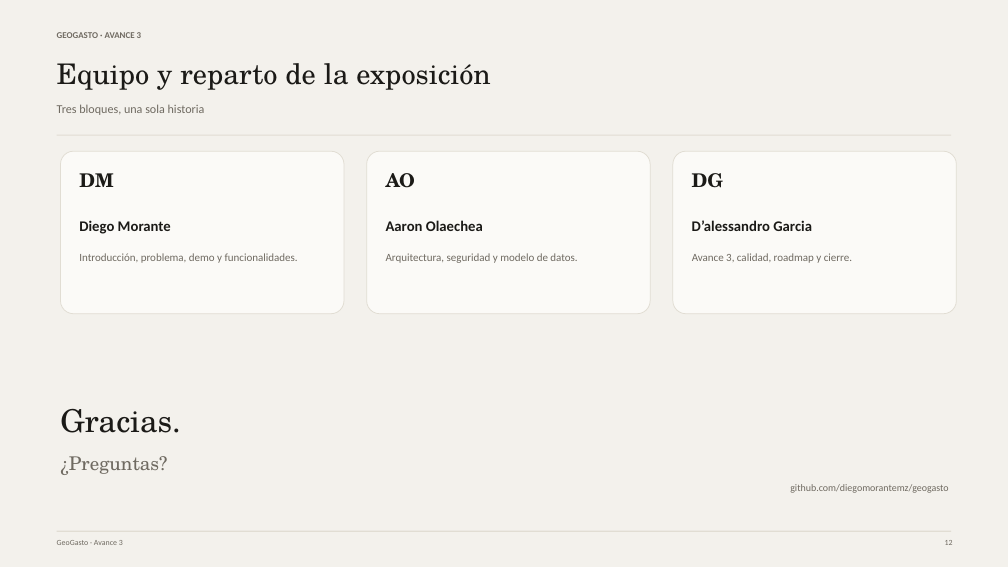
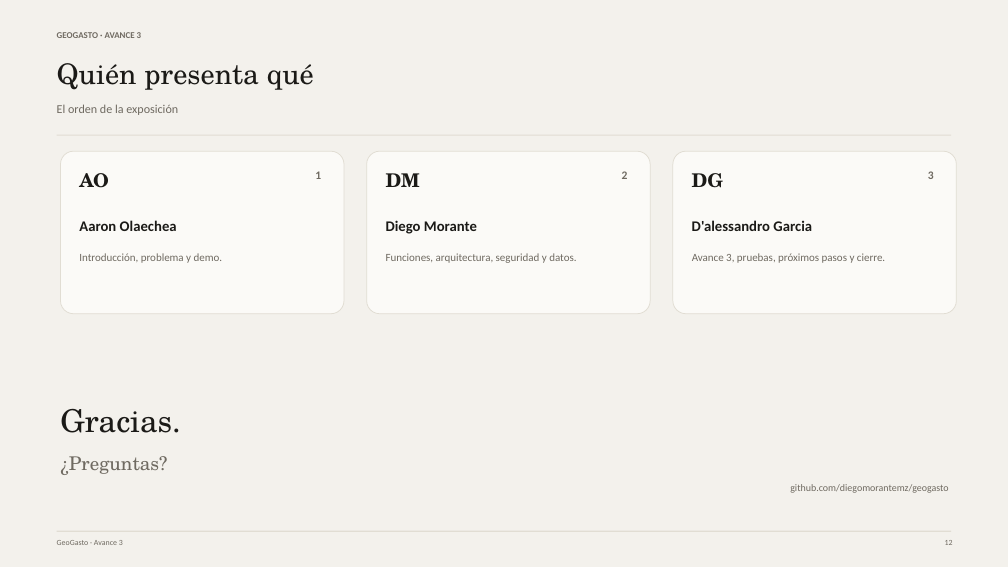
Before and after one commit to diegomorantemz/geogasto, a slide deck: slide 12 of docs/presentacion/GeoGasto-Avance-3.pptx. Drawn at 1008x567 pixels with LibreOffice and Linux fonts; fonts in the diff are those of the drawing. Boxes give left, top, right and bottom in pixels: in the first picture for what was removed or moved away, otherwise in the second. Text is boxed around its words. In the diff, an @@ line names an element or a change of style, - is before the commit and + after.

Commit message:
docs: actualizar presentación y guion con nuevo orden de exposición
- Aaron abre con introducción, problema y demo
- Diego presenta funciones, arquitectura, seguridad y datos
- D'alessandro cierra con Avance 3, pruebas y próximos pasos
- Textos más naturales, ejemplos concretos y limitaciones reales
- PDFs actualizados

```diff
--- a/docs/presentacion/GeoGasto-Avance-3.pptx
+++ b/docs/presentacion/GeoGasto-Avance-3.pptx
@@ text added at box(57, 63, 314, 90), 27 pt, text #1B1A17 @@
+Quién presenta qué
@@ text at box(57, 104, 178, 115): text changed; size 27 to 11.5 pt; font TeX Gyre Schola to Calibri; text colour #1B1A17 to #6F6A61 @@
-Equipo y reparto de la exposición
+El orden de la exposición
@@ text removed at box(57, 104, 205, 115) @@
-Tres bloques, una sola historia
@@ text "AO": place and size @@
-text "AO" at box(386, 173, 415, 188)
+text "AO" at box(79, 173, 108, 188)
@@ text added at box(315, 171, 321, 179), 11 pt, text #6F6A61, bold @@
+1
@@ text "DM": place and size @@
-text "DM" at box(79, 173, 113, 187)
+text "DM" at box(386, 173, 420, 187)
@@ text added at box(622, 171, 628, 179), 11 pt, text #6F6A61, bold @@
+2
@@ text added at box(928, 171, 934, 179), 11 pt, text #6F6A61, bold @@
+3
@@ text "Aaron Olaechea": place and size @@
-text "Aaron Olaechea" at box(386, 220, 483, 231)
+text "Aaron Olaechea" at box(79, 220, 177, 231)
@@ text "Diego Morante": place and size @@
-text "Diego Morante" at box(79, 220, 171, 234)
+text "Diego Morante" at box(386, 220, 477, 234)
@@ text at box(692, 220, 812, 231): text changed @@
-D’alessandro Garcia
+D'alessandro Garcia
@@ text at box(79, 253, 222, 263): text changed @@
-Introducción, problema, demo y funcionalidades.
+Introducción, problema y demo.
@@ text at box(386, 253, 576, 263): text changed @@
-Arquitectura, seguridad y modelo de datos.
+Funciones, arquitectura, seguridad y datos.
@@ text at box(692, 253, 885, 263): text changed @@
-Avance 3, calidad, roadmap y cierre.
+Avance 3, pruebas, próximos pasos y cierre.
```
Also in this commit, not shown: 12 other slides changed, 5 other files.
